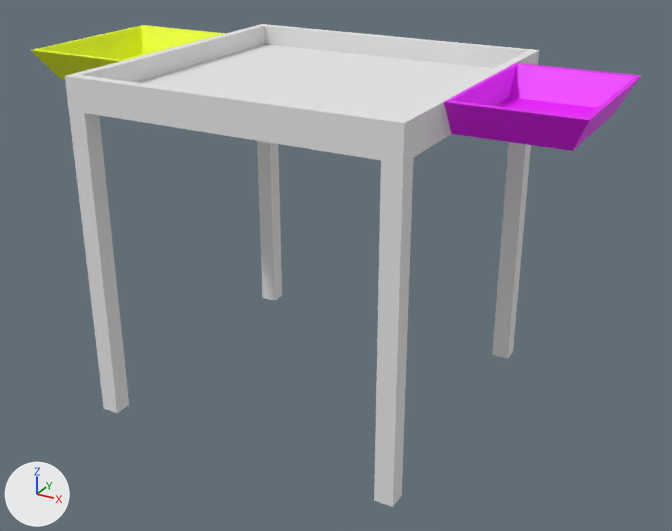
A saved change to the Blender file src/steelhead_gazebo/models/competition_cleanup/cleanup.blend.
Before and after are seen from a 50 mm lens placed at (0.865, -1.499, 0.379), pointed at (0.044, -0.006, -0.367). Lighting does not change. The marker at lower left points along +X, +Y and +Z. The first picture is the older version.
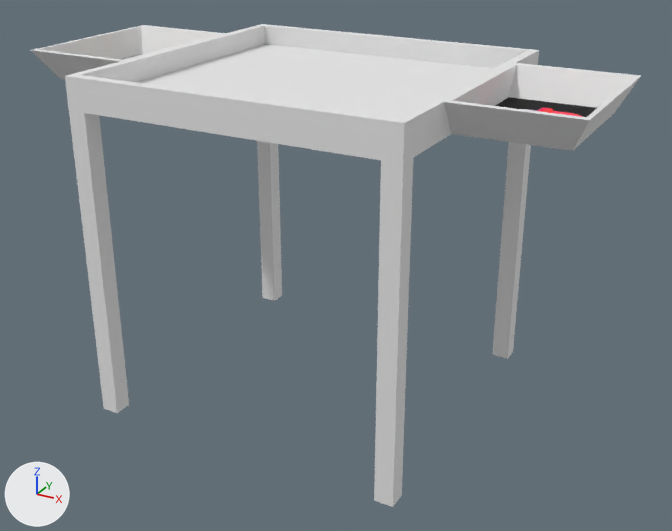
Where the change shows, as pixel boxes (x1, y1, x2, y2) in the pictures (672 x 531 px):
part 1 of me_cube, recoloured (pink to white): (444, 63, 641, 151) in both
part 2 of me_cube, recoloured (pink to black): (495, 97, 597, 117) in both
part 3 of me_cube, recoloured (yellow to white): (31, 25, 226, 79) in both

The edits, one by one:
Picture 'helmet.png' (img_helmet_png) is new.
Picture 'warning.png' (img_warning_png) is new.
Material 'Material.001' (mat_material_001) is new.
Its texture is img_helmet_png.
Its roughness is 1.0.
Material 'Material.002' (mat_material_002) is new.
Its texture is img_warning_png.
me_cube has 84 vertices, 60 faces and spans x -1.76..1.76, y -1.0..1.0, z -1.0..1.0.
me_cube is used by ob_cube_001; location (0.0, 0.0, -0.306); scale (-0.313, -0.313, -0.337).
me_cube part 1: 10 of the faces centred in x -1.71..-1.06, y -0.49..0.52, z -1.0..-0.82 switch from mat_urple_001 (pink #ee00ff) to mat_base_001 (white #e7e7e7).
me_cube part 2: the 1 face centred in x -1.36, y 0.0, z -0.84 switches from mat_urple_001 (pink #ee00ff) to mat_material_001 (picture img_helmet_png).
me_cube part 3: 10 of the faces centred in x 1.06..1.71, y -0.49..0.52, z -1.0..-0.82 switch from mat_material (yellow #eeff00) to mat_base_001 (white #e7e7e7).
me_cube gains material mat_material_001 (picture img_helmet_png).
me_cube gains material mat_material_002 (picture img_warning_png).
